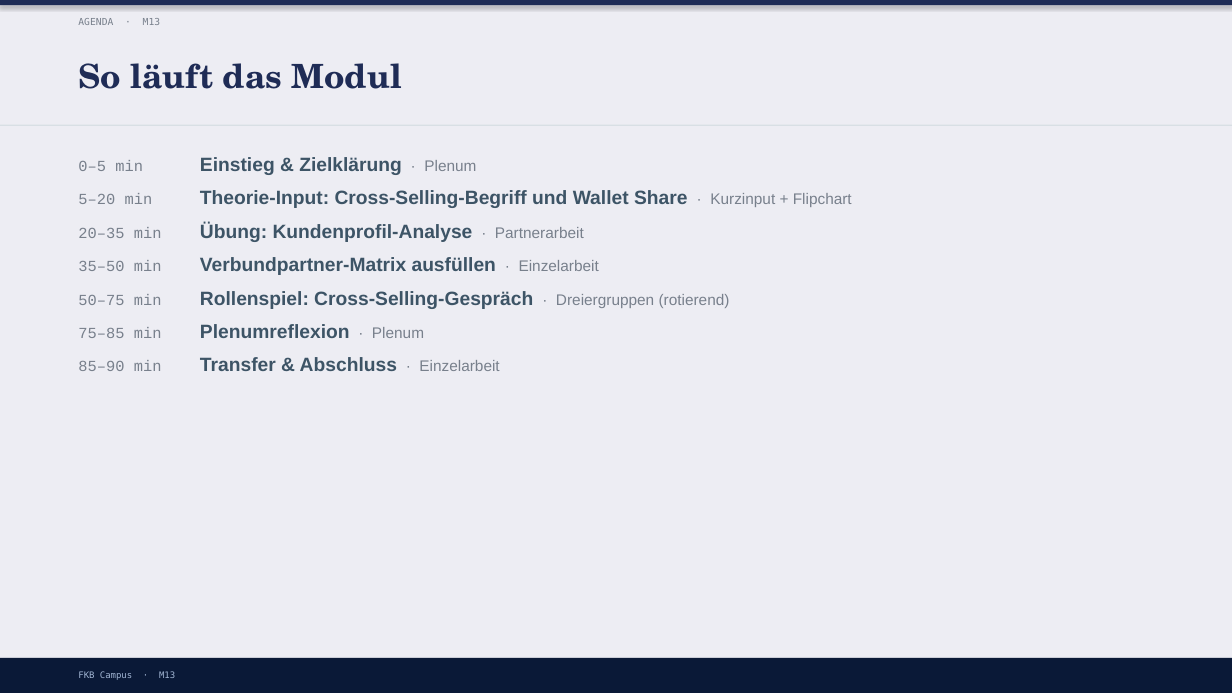
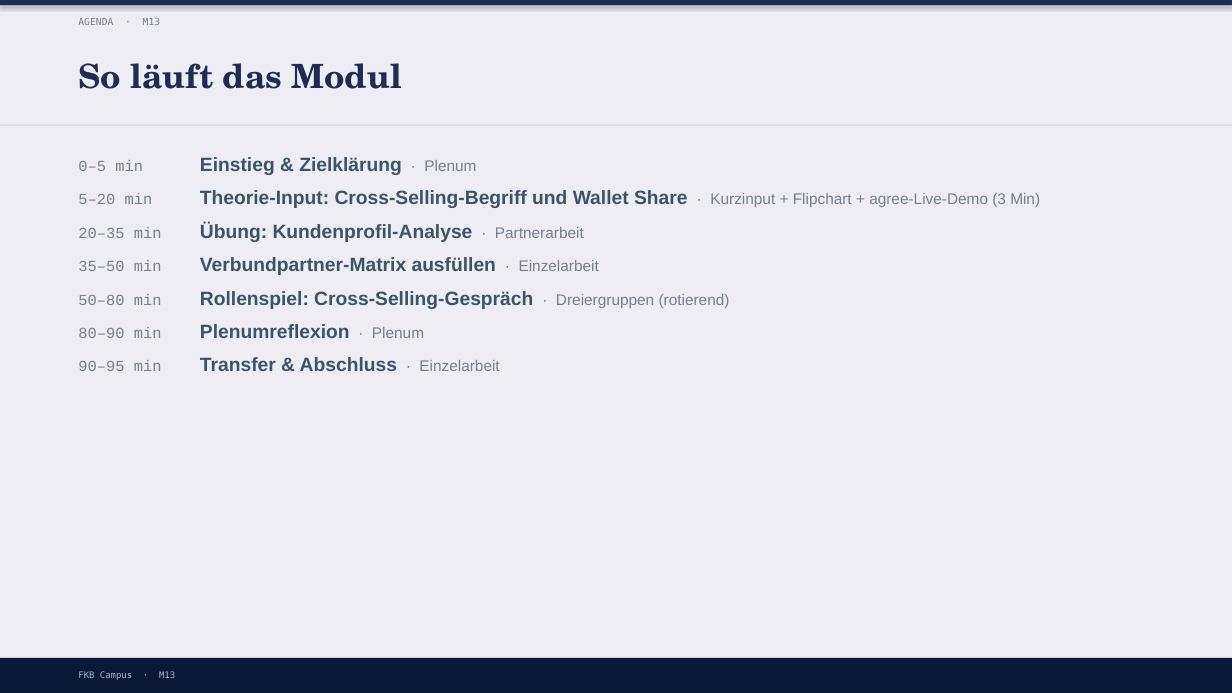
Before and after one commit to ck5rqc47pr-byte/firmenkundenakademie-online, a slide deck: slide 4 of protected-downloads/praesentation/M13.pptx. Drawn at 1232x693 pixels with LibreOffice and Linux fonts; fonts in the diff are those of the drawing. Boxes give left, top, right and bottom in pixels: in the first picture for what was removed or moved away, otherwise in the second. Text is boxed around its words. In the diff, an @@ line names an element or a change of style, - is before the commit and + after.

```diff
--- a/protected-downloads/praesentation/M13.pptx
+++ b/protected-downloads/praesentation/M13.pptx
@@ text at box(78, 190, 1040, 208): text changed; size 15 to 12 pt; text colour #3D5466 to #78808C; bold off @@
-5–20 min Theorie-Input: Cross-Selling-Begriff und Wallet Share · Kurzinput + Flipchart
+5–20 min Theorie-Input: Cross-Selling-Begriff und Wallet Share · Kurzinput + Flipchart + agree-Live-Demo (3 Min)
@@ text at box(78, 291, 730, 371): text changed @@
-50–75 min Rollenspiel: Cross-Selling-Gespräch · Dreiergruppen (rotierend)
-75–85 min Plenumreflexion · Plenum
-85–90 min Transfer & Abschluss · Einzelarbeit
+50–80 min Rollenspiel: Cross-Selling-Gespräch · Dreiergruppen (rotierend)
+80–90 min Plenumreflexion · Plenum
+90–95 min Transfer & Abschluss · Einzelarbeit
```
Also in this commit, not shown: 1 other slide changed, 2 other files.
